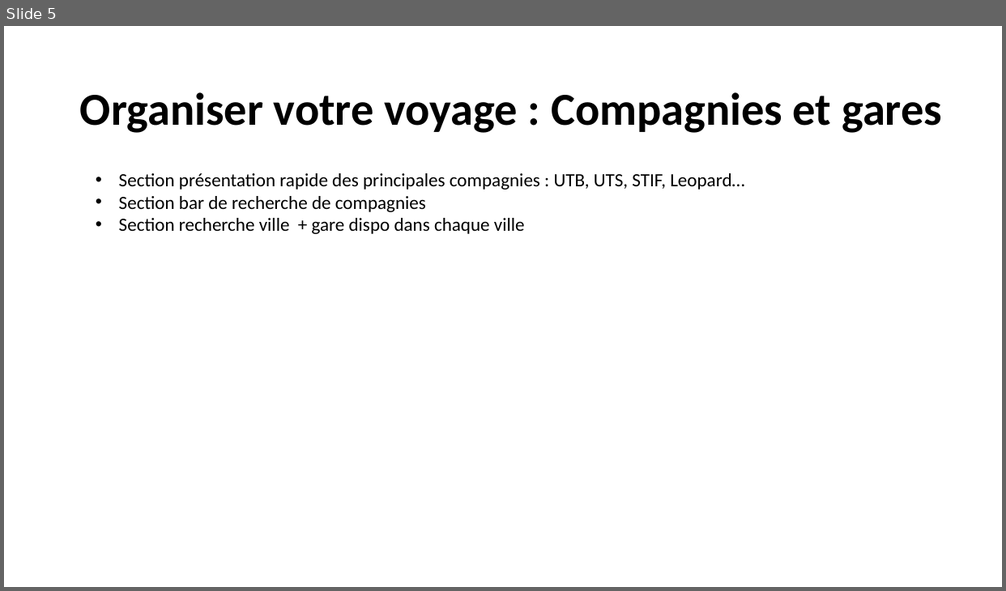
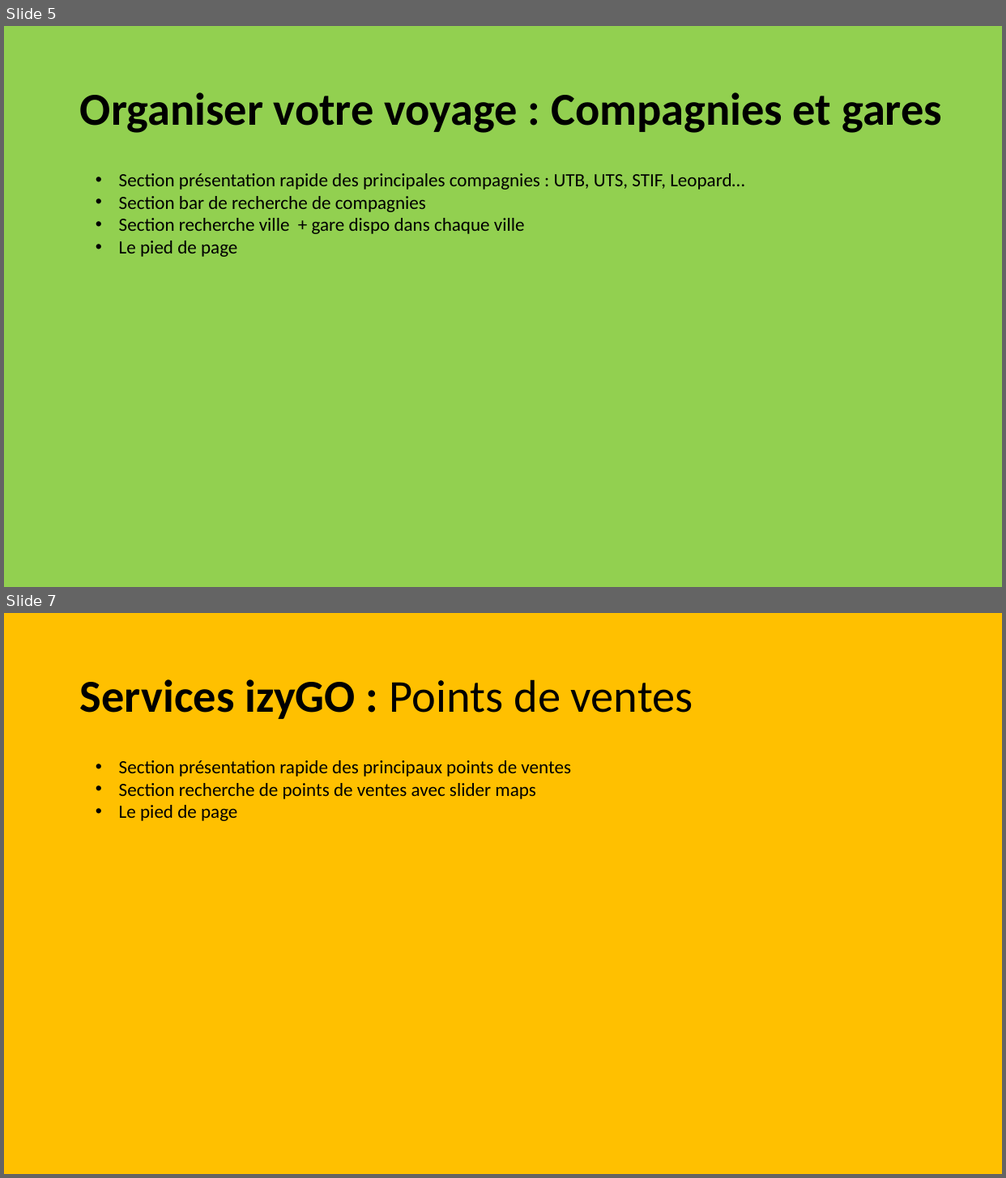
Before and after one commit to Traore-Yao/flash-go-Docs-repo-, a slide deck: plan du site.pptx. Shown one above the other, each under a label of ours: slide 5 before the commit, slides 5 and 7 after it; the slides between them are not shown. The pictures are 1006x591 and 1006x1178 pixels, drawn with LibreOffice and Linux fonts; fonts in the diff are those of the drawing. Boxes give left, top, right and bottom in pixels: in the first picture for what was removed or moved away, otherwise in the second. Text is boxed around its words. In the diff, an @@ line names an element or a change of style, - is before the commit and + after.

```diff
--- a/plan du site.pptx
+++ b/plan du site.pptx
@@ slide 7 added at (x1=4, y1=613, x2=1002, y2=1174), background #FFC000 @@
@@ title added at (x1=80, y1=679, x2=693, y2=719), 44 pt, text #000000, bold @@
+Services izyGO : Points de ventes
@@ text added at (x1=119, y1=760, x2=571, y2=821), 18 pt, text #000000 @@
+• Section présentation rapide des principaux points de ventes
+• Section recherche de points de ventes avec slider maps
+• Le pied de page
@@ slide 5 changed as well @@
@@ background #FFFFFF to #92D050 @@
@@ text at (x1=119, y1=241, x2=237, y2=257): paragraph added @@
+• Le pied de page
```
Also in this commit, not shown: 5 other slides changed, 6 other slides added.
